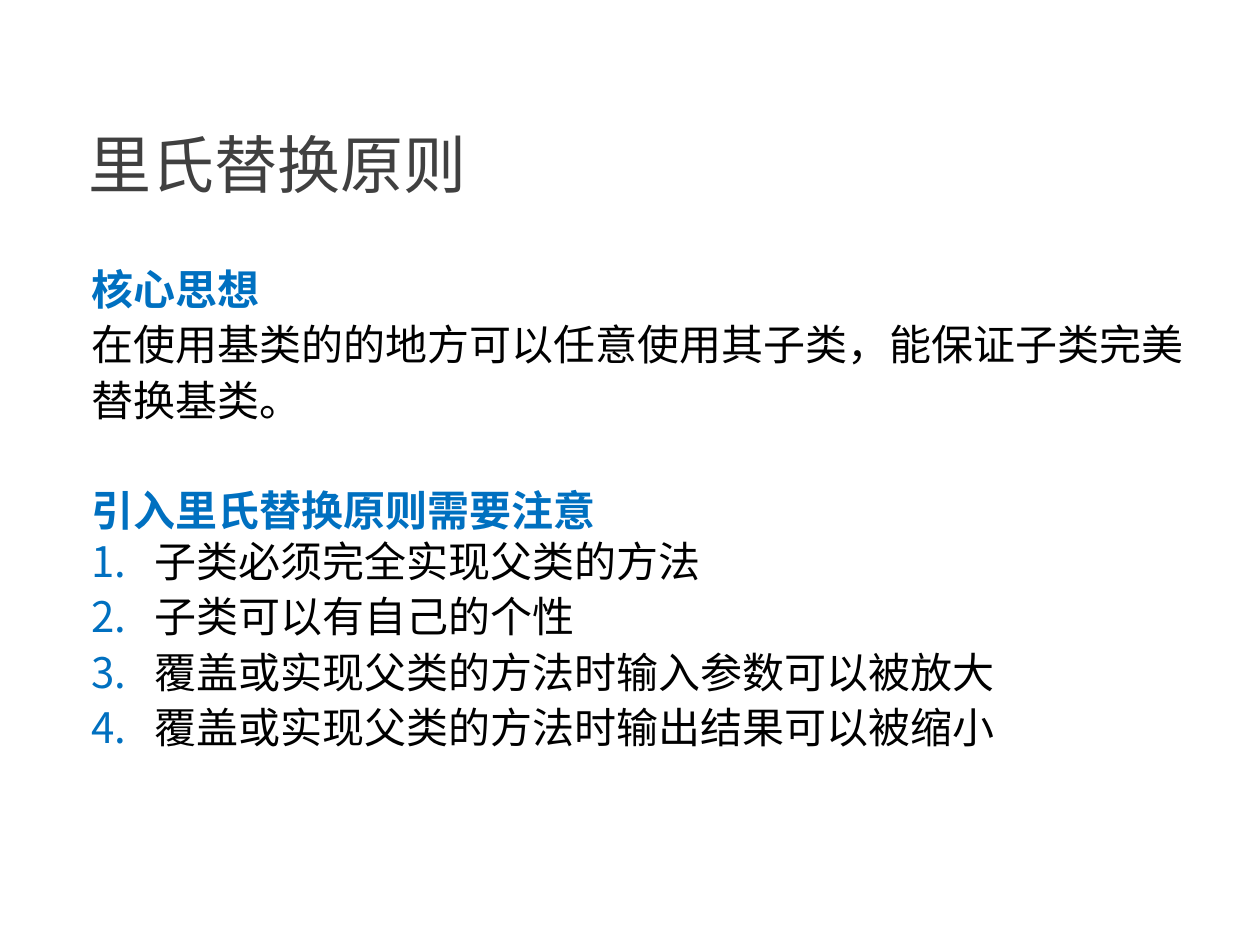
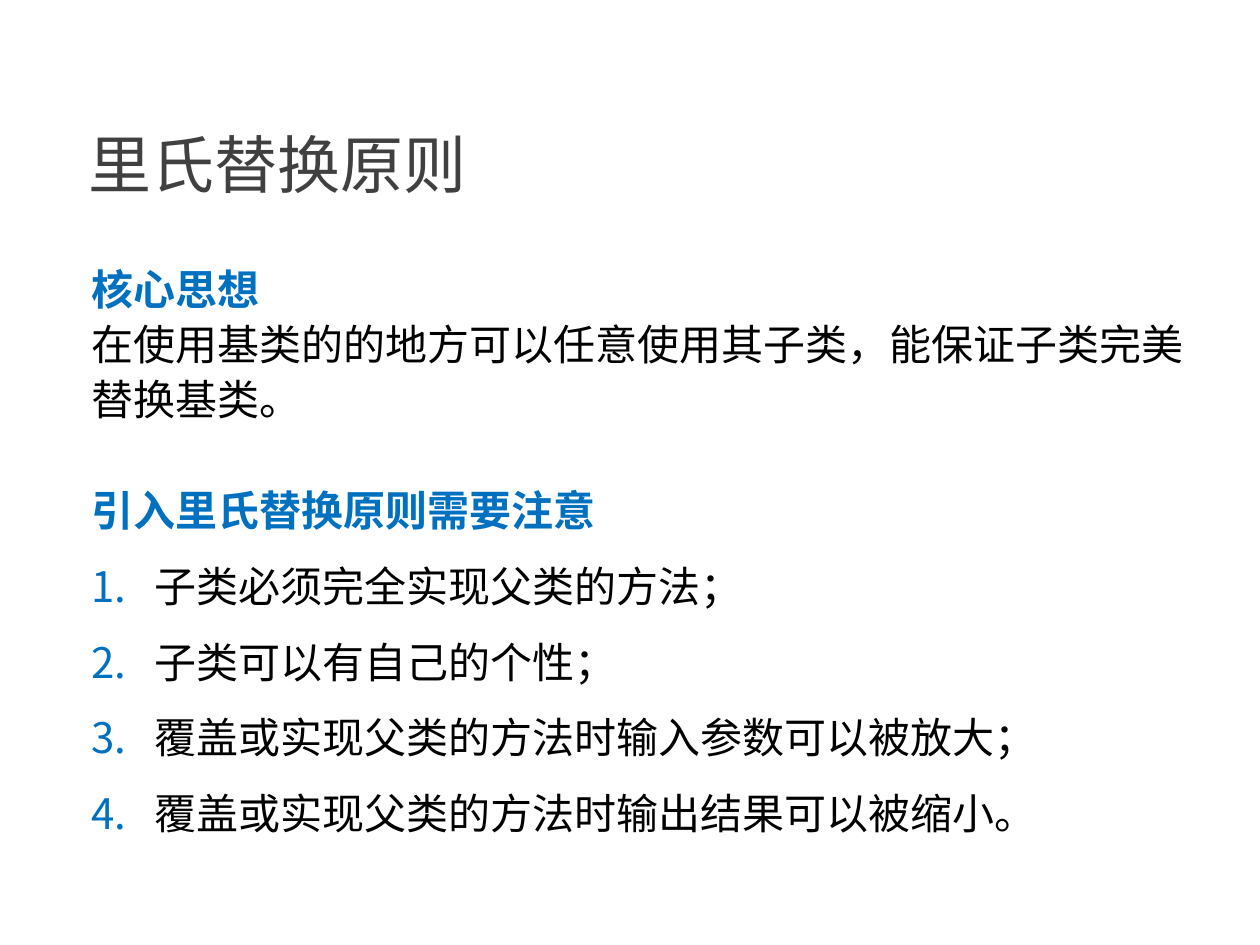
Before and after one commit to NewGr8Player/My-PPT, a slide deck: slide 14 of Design pattern/23种设计模式详解.pptx. Drawn at 1260x945 pixels with LibreOffice and Linux fonts; fonts in the diff are those of the drawing. Boxes give left, top, right and bottom in pixels: in the first picture for what was removed or moved away, otherwise in the second. Text is boxed around its words. In the diff, an @@ line names an element or a change of style, - is before the commit and + after.

```diff
--- a/Design pattern/23种设计模式详解.pptx
+++ b/Design pattern/23种设计模式详解.pptx
@@ text at (154,566,1036,833): text changed @@
-1. 子类必须完全实现父类的方法
-2. 子类可以有自己的个性
-3. 覆盖或实现父类的方法时输入参数可以被放大
-4. 覆盖或实现父类的方法时输出结果可以被缩小
+1. 子类必须完全实现父类的方法；
+2. 子类可以有自己的个性；
+3. 覆盖或实现父类的方法时输入参数可以被放大；
+4. 覆盖或实现父类的方法时输出结果可以被缩小。
```
Also in this commit, not shown: 4 other slides changed, 3 slides added.
